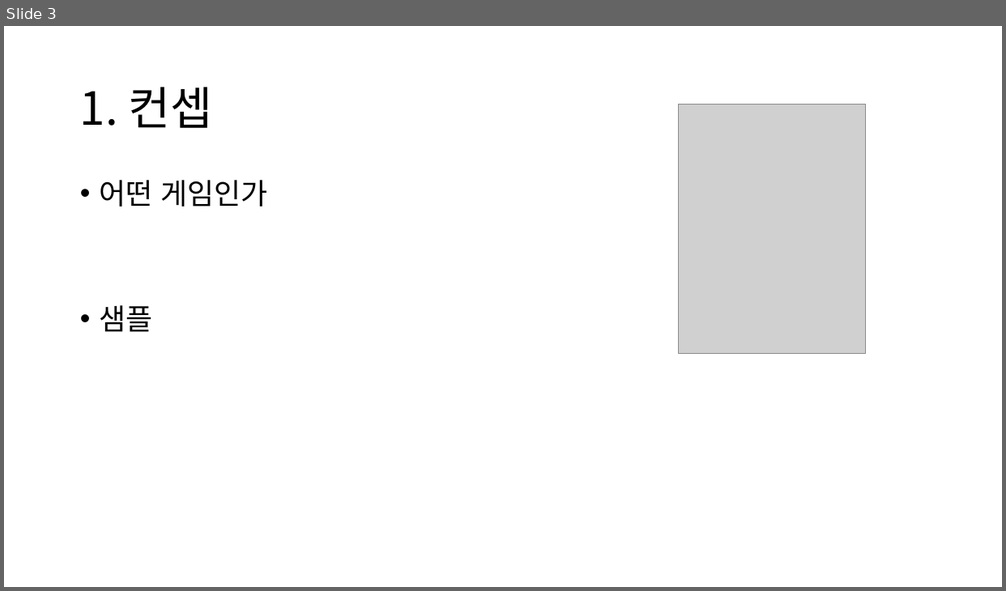
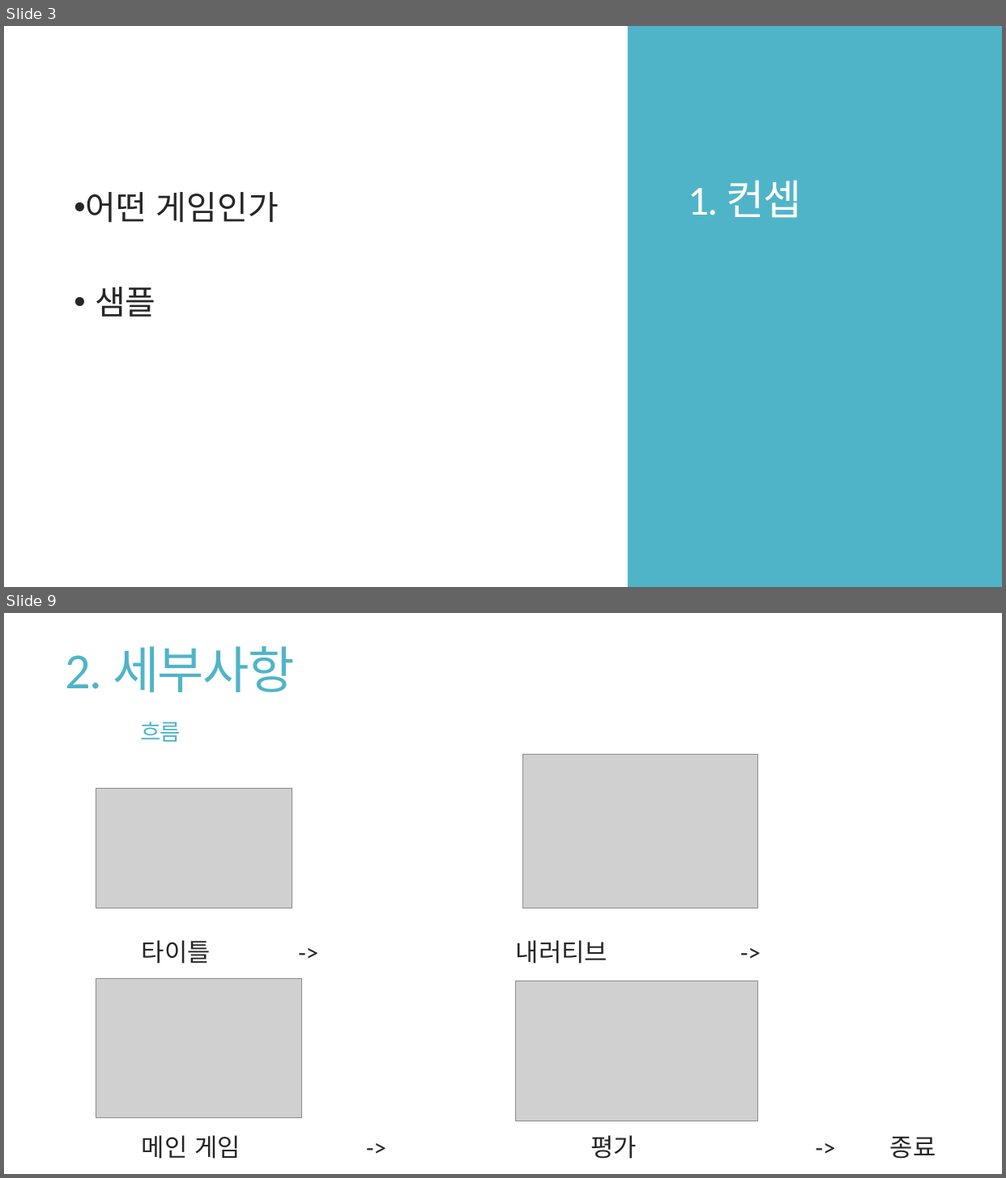
Before and after one commit to Niiok/inha_2021, a slide deck: RollBall/roll_ball.pptx. Shown one above the other, each under a label of ours: slide 3 before the commit, slides 3 and 9 after it; the slides between them are not shown. The pictures are 1006x591 and 1006x1178 pixels, drawn with LibreOffice and Linux fonts; fonts in the diff are those of the drawing; grey boxes stand for pictures. Boxes give left, top, right and bottom in pixels: in the first picture for what was removed or moved away, otherwise in the second. Text is boxed around its words. In the diff, an @@ line names an element or a change of style, - is before the commit and + after.

```diff
--- a/RollBall/roll_ball.pptx
+++ b/RollBall/roll_ball.pptx
@@ slide 9 added at (x1=4, y1=613, x2=1002, y2=1174), background #FFFFFF @@
@@ title added at (x1=66, y1=646, x2=295, y2=742), 48.6 pt, text #50B4C8 @@
+2. 세부사항
+흐름
@@ picture added at (x1=522, y1=755, x2=758, y2=909) @@
@@ picture added at (x1=96, y1=788, x2=292, y2=908) @@
@@ text added at (x1=142, y1=940, x2=936, y2=1159), 24 pt, text #262626 @@
+타이틀 -> 내러티브 ->
+메인 게임 -> 평가 -> 종료
@@ picture added at (x1=96, y1=978, x2=302, y2=1118) @@
@@ picture added at (x1=515, y1=982, x2=758, y2=1121) @@
@@ slide 3 changed as well @@
@@ rectangle added at (x1=628, y1=26, x2=1002, y2=587), fill #50B4C8 @@
@@ title "1. 컨셉" moved from (x1=80, y1=87, x2=213, y2=128) to (x1=688, y1=180, x2=802, y2=218) @@
@@ title "1. 컨셉" at (x1=688, y1=180, x2=802, y2=218): size 44 to 40 pt, font Noto Sans CJK KR to Calibri, text colour #000000 to #FFFFFF, letter spacing 0 to -1.2 pt; line spacing 0.9 to 0.85; vertical alignment middle to bottom @@
@@ text "어떤 게임인가" moved from (x1=99, y1=180, x2=267, y2=332) to (x1=86, y1=192, x2=279, y2=317) @@
@@ text "어떤 게임인가" at (x1=86, y1=192, x2=279, y2=317): size 28 to 32 pt, font Noto Sans CJK KR to Calibri, text colour #000000 to #262626; indent changed; line spacing 0.9 to 0.85; more space between paragraphs @@
@@ picture removed at (x1=679, y1=104, x2=866, y2=353) @@
```
Also in this commit, not shown: 5 other slides changed, 9 other slides added, 1 slide removed.
